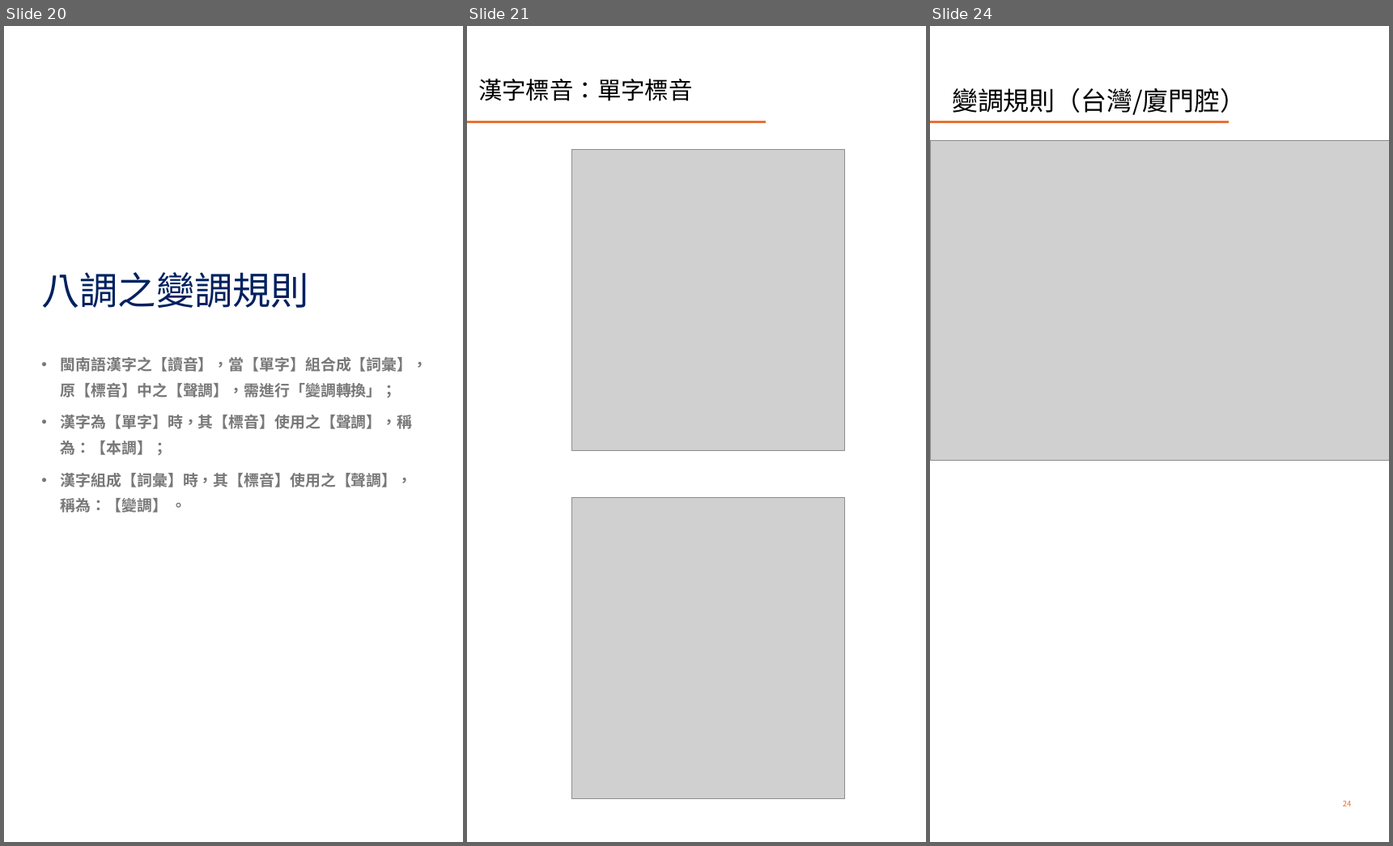
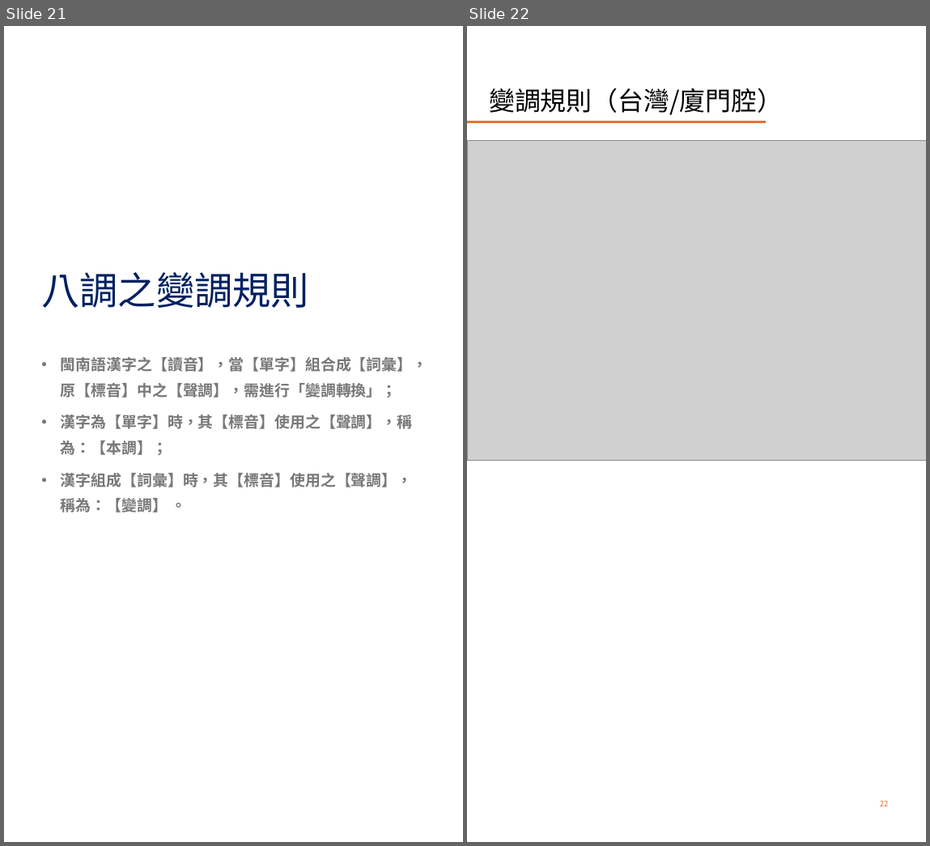
Before and after one commit to AlanJui/Piau-Im, a slide deck: Documents/十五音教材/閩南語之四聲八調與變調規則.pptx. Shown side by side, each under a label of ours: slides 20, 21 and 24 before the commit, slides 21 and 22 after it; the slides between them are not shown. The pictures are 1393x846 and 930x846 pixels, drawn with LibreOffice and Linux fonts; fonts in the diff are those of the drawing; grey boxes stand for pictures. Boxes give left, top, right and bottom in pixels: in the first picture for what was removed or moved away, otherwise in the second. Text is boxed around its words. In the diff, an @@ line names an element or a change of style, - is before the commit and + after.

```diff
--- a/Documents/十五音教材/閩南語之四聲八調與變調規則.pptx
+++ b/Documents/十五音教材/閩南語之四聲八調與變調規則.pptx
@@ slide 21 removed at (467,26,926,842), background #FFFFFF; not listed: 1 template element that a slide beside it also shows @@
@@ title removed at (478,79,692,101) @@
-漢字標音：單字標音
@@ picture removed at (571,150,844,451) @@
@@ picture removed at (571,498,844,800) @@
@@ what was slide 20 is now slide 21 @@
@@ what was slide 24 is now slide 22 @@
@@ page number at (880,801,888,807): text changed @@
-24
+22
```
Also in this commit, not shown: 8 slides changed, 2 slides added, 2 other slides removed, 25 other files.
